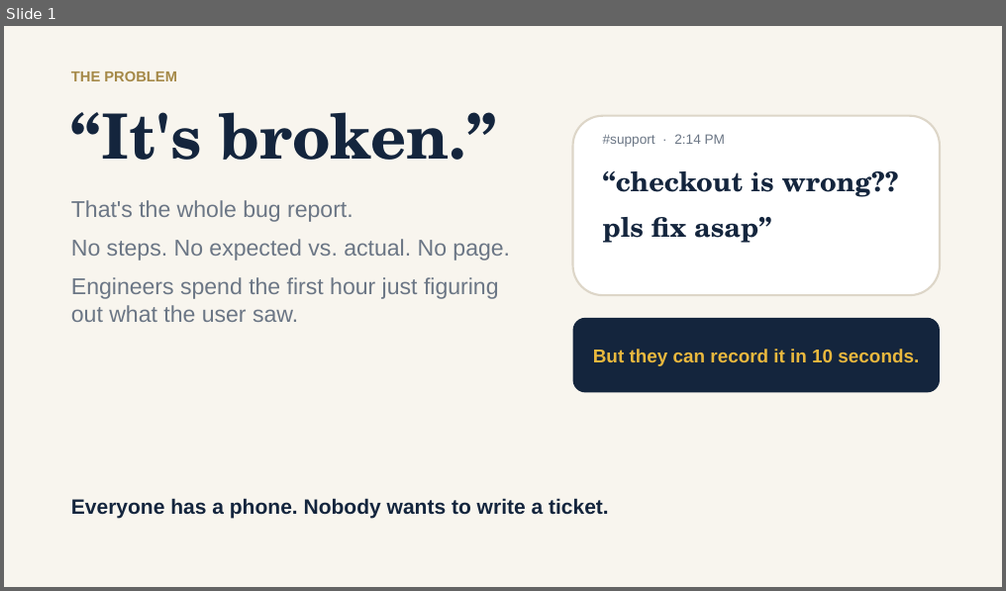
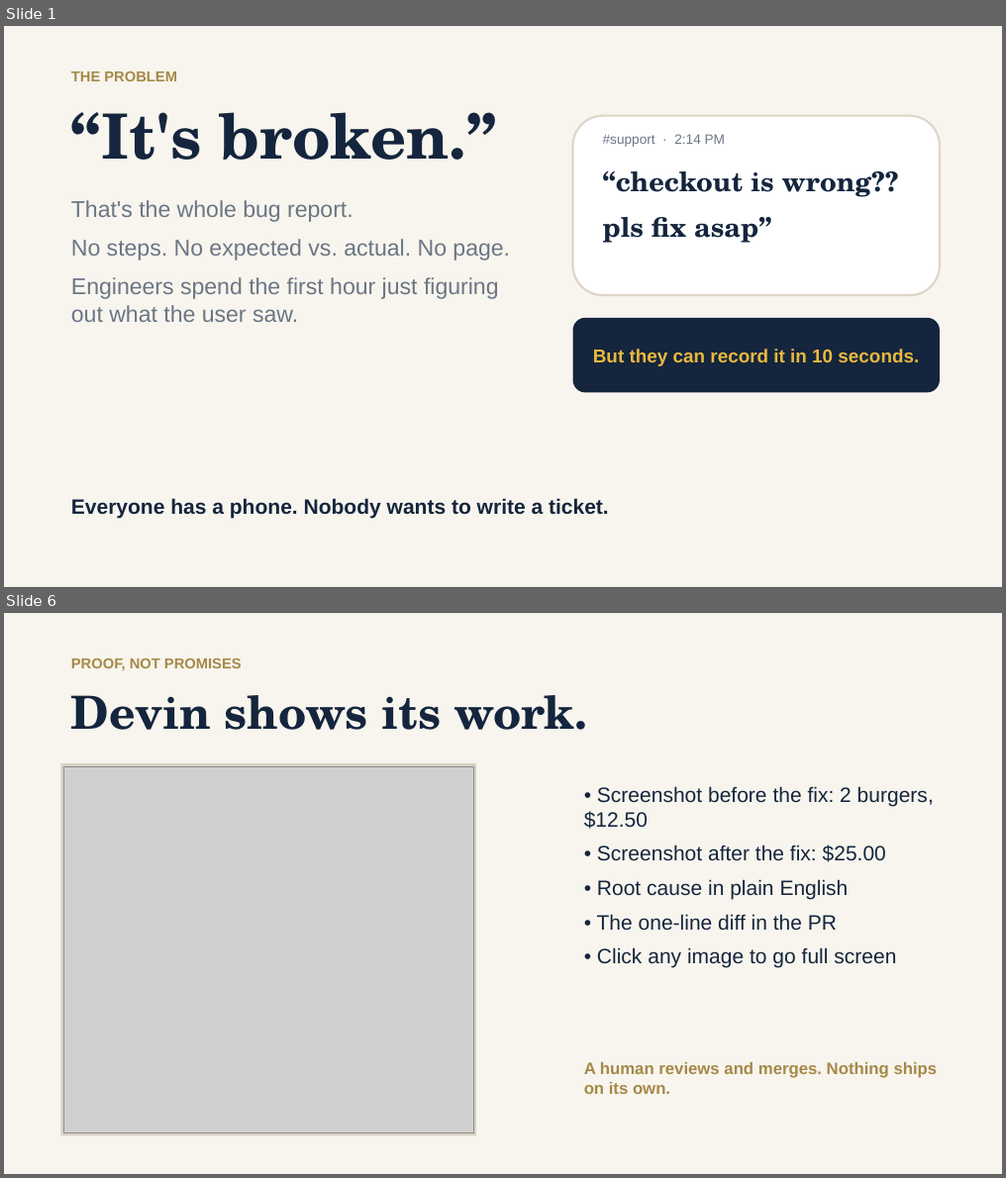
Before and after one commit to woodstock-thebrid/video2pr, a slide deck: docs/media/video2pr_slides.pptx. Shown one above the other, each under a label of ours: slide 1 before the commit, slides 1 and 6 after it; the slides between them are not shown. The pictures are 1006x591 and 1006x1178 pixels, drawn with LibreOffice and Linux fonts; fonts in the diff are those of the drawing; grey boxes stand for pictures. Boxes give left, top, right and bottom in pixels: in the first picture for what was removed or moved away, otherwise in the second. Text is boxed around its words. In the diff, an @@ line names an element or a change of style, - is before the commit and + after.

```diff
--- a/docs/media/video2pr_slides.pptx
+++ b/docs/media/video2pr_slides.pptx
@@ slide 6 added at (x1=4, y1=613, x2=1002, y2=1174), background #F8F5EE @@
@@ text added at (x1=71, y1=658, x2=242, y2=671), 14 pt, text #A58948, bold @@
+PROOF, NOT PROMISES
@@ text added at (x1=71, y1=695, x2=587, y2=730), 44 pt, text #14253D, bold @@
+Devin shows its work.
@@ rectangle added at (x1=60, y1=763, x2=476, y2=1137), fill #D9D2C3 @@
@@ picture added at (x1=63, y1=766, x2=473, y2=1134) @@
@@ text added at (x1=584, y1=786, x2=934, y2=968), 20 pt, text #14253D @@
+• Screenshot before the fix: 2 burgers, $12.50
+• Screenshot after the fix: $25.00
+• Root cause in plain English
+• The one-line diff in the PR
+• Click any image to go full screen
@@ text added at (x1=584, y1=1062, x2=938, y2=1094), 16 pt, text #A58948, bold @@
+A human reviews and merges. Nothing ships on its own.
```
Also in this commit, not shown: 3 slides changed, 3 other slides added, 5 other files.
